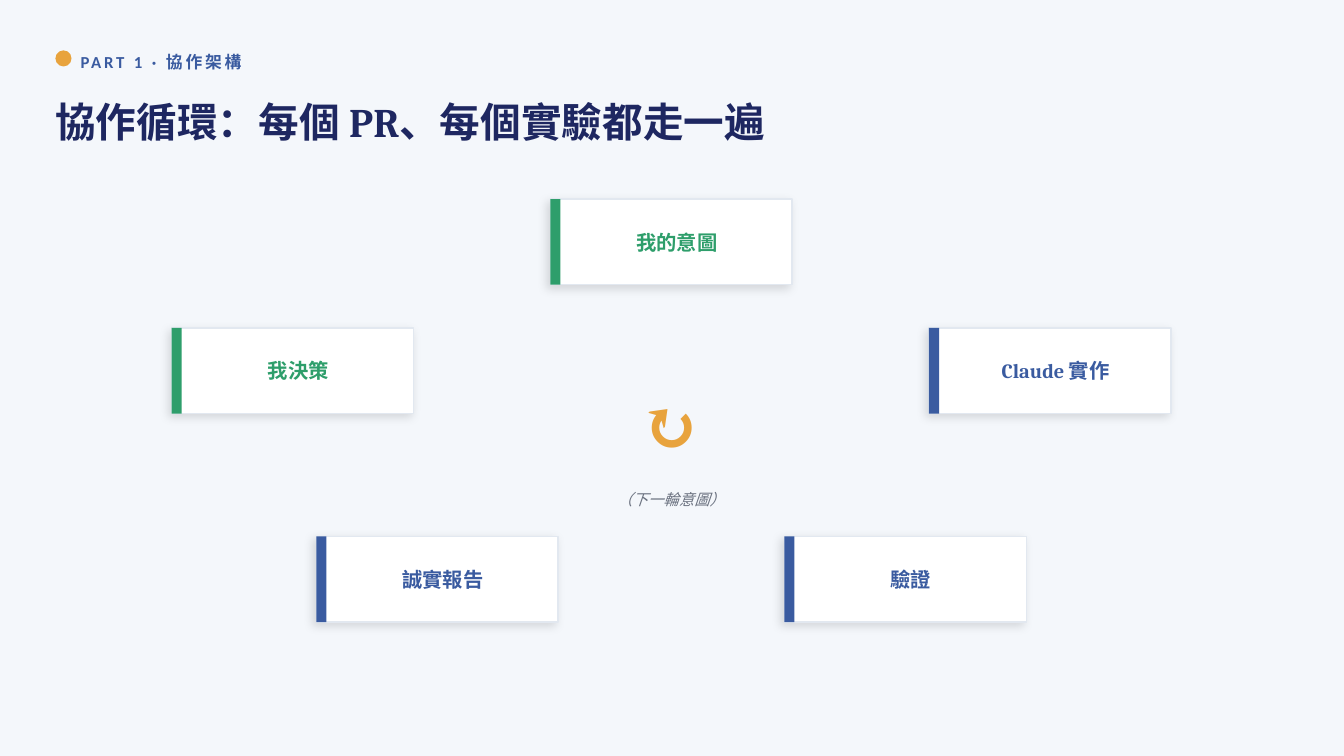
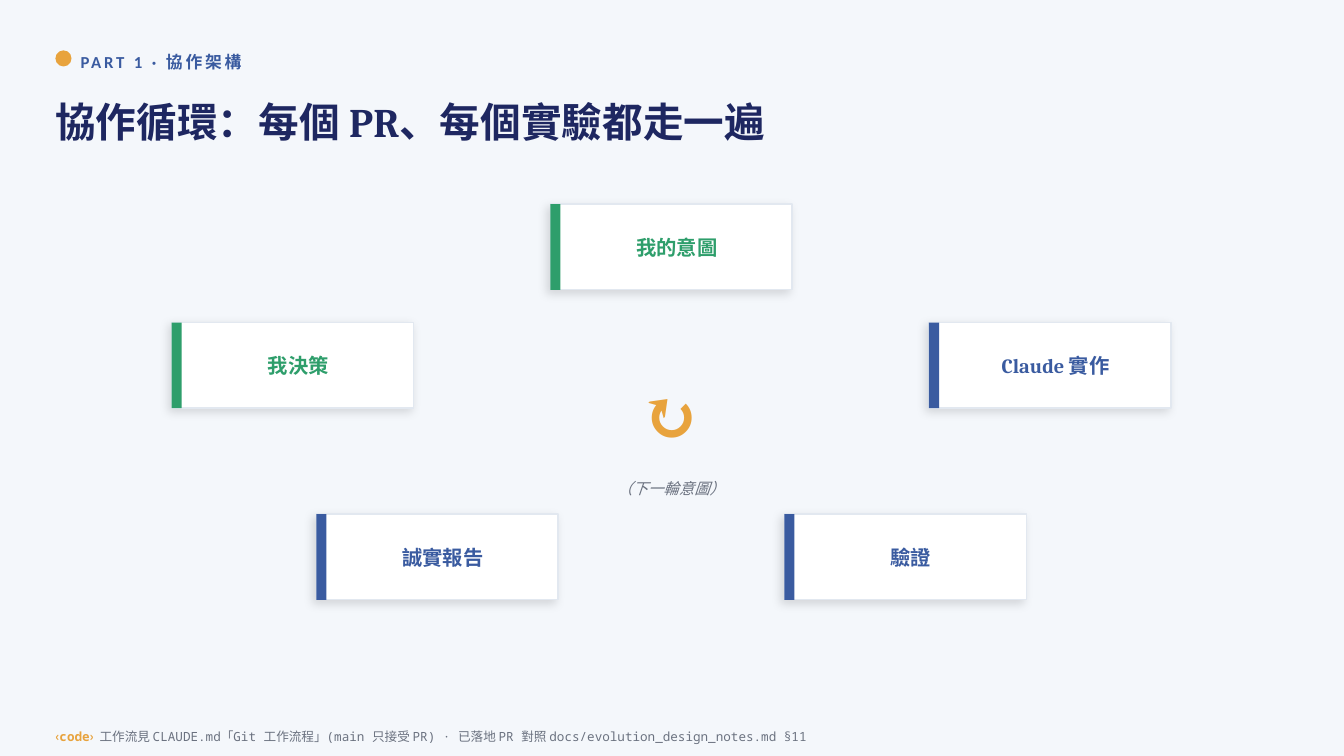
Before and after one commit to yuchieh/AgentSocietyChallenge_OpenEvolve, a slide deck: slide 8 of docs/slides/三層協作工作流_教學投影片.pptx. Drawn at 1344x756 pixels with LibreOffice and Linux fonts; fonts in the diff are those of the drawing. Boxes give left, top, right and bottom in pixels: in the first picture for what was removed or moved away, otherwise in the second. Text is boxed around its words. In the diff, an @@ line names an element or a change of style, - is before the commit and + after.

```diff
--- a/docs/slides/三層協作工作流_教學投影片.pptx
+++ b/docs/slides/三層協作工作流_教學投影片.pptx
@@ 2 rectangles, 1 text: place and size @@
-2 rectangles, 1 text at box(551, 200, 792, 285)
+2 rectangles, 1 text at box(551, 204, 792, 289)
@@ 4 rectangles, 2 texts: place and size @@
-4 rectangles, 2 texts at box(171, 328, 1172, 413)
+4 rectangles, 2 texts at box(171, 323, 1172, 408)
@@ text "↻": place and size @@
-text "↻" at box(611, 363, 732, 484)
+text "↻" at box(611, 353, 732, 474)
@@ text "（下一輪意圖）": place and size @@
-text "（下一輪意圖）" at box(617, 492, 725, 506)
+text "（下一輪意圖）" at box(617, 481, 725, 495)
@@ 4 rectangles, 2 texts: place and size @@
-4 rectangles, 2 texts at box(317, 536, 1026, 622)
+4 rectangles, 2 texts at box(317, 514, 1026, 600)
@@ text added at box(55, 730, 807, 744), 9 pt, text #6B7280 @@
+‹code› 工作流見 CLAUDE.md「Git 工作流程」(main 只接受 PR) · 已落地 PR 對照 docs/evolution_design_notes.md §11
```
Also in this commit, not shown: 25 other slides changed, 3 other files.
